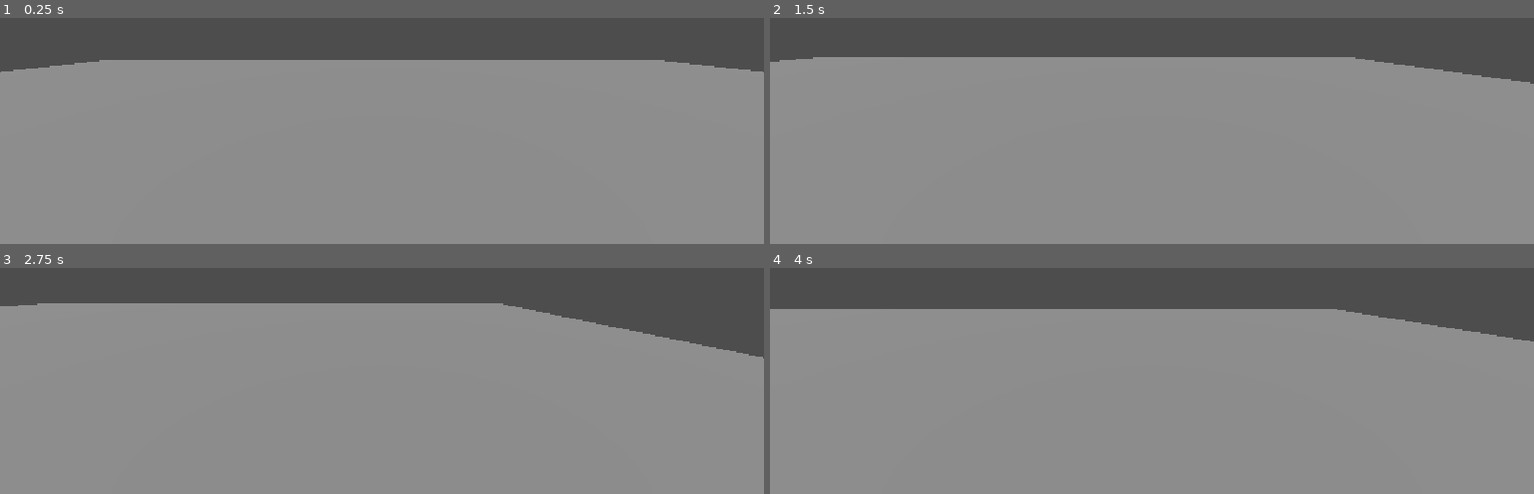
Above: before the commit, frames 1-4 (two rows, left to right).
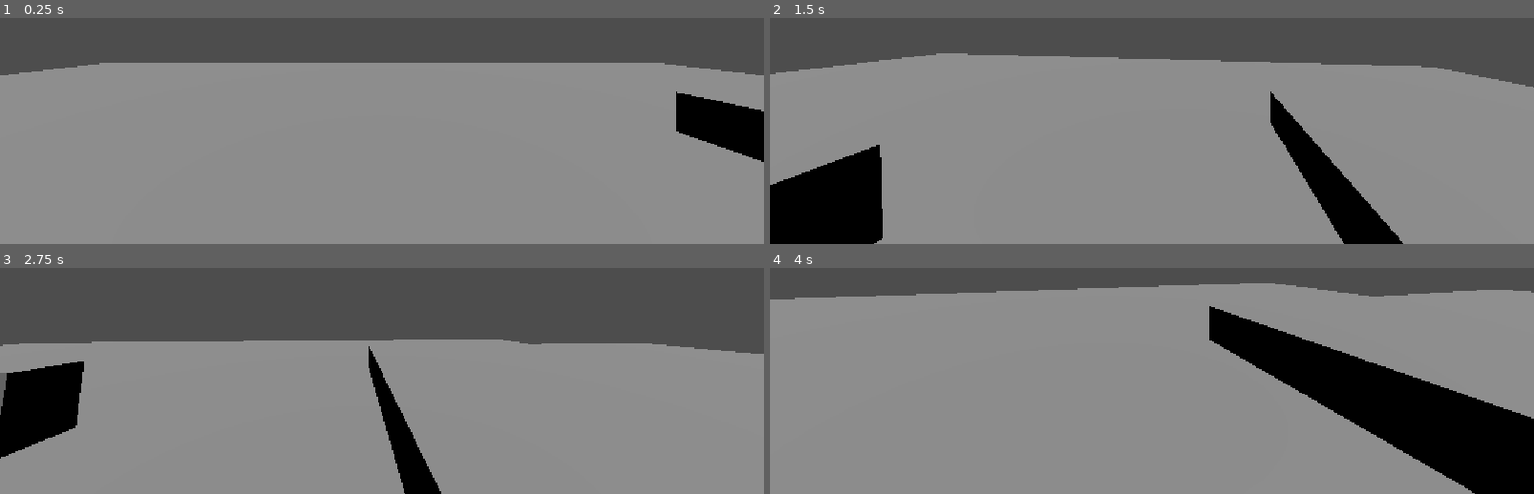
Above: after the commit, the same moments.

Repository: Yot-25/Earth-Shifter
Game: Godot game, scene res://Scenes/main.tscn
Two runs of this game, one before a commit and one after it. Both use one fixed random seed, a clock stepped at 60 frames per second and the inputs below.
Inputs (mouse positions are in pixels of both pictures, inside the frame that each line leads up to):
- Up to frame 1 (0.25 s): no input
- Up to frame 2 (1.5 s): tap Enter (ui_accept) at 0.5, 0.77 s; move the mouse to (outside the picture) at 0.52 s; hold D (right) 0.53-1.28 s; hold Right mouse button (place, bound only after the commit) 0.53-1.28 s; move the mouse to (999, 51) at 1.27 s; hold S (down) from 1.28 s (still down); right-click (999, 51) at 1.35 s
- Up to frame 3 (2.75 s): tap Enter (ui_accept) at 1.52 s; move the mouse to (outside the picture) at 2.02 s; release S (down) at 2.03 s; hold D (right) from 2.03 s (still down); hold Right mouse button (place, bound only after the commit) from 2.03 s (still down)
- Up to frame 4 (4 s): move the mouse to (1113, 365) at 2.77 s; release D (right) at 2.78 s; release Right mouse button (place, bound only after the commit) at 2.78 s; hold W (up) 2.78-3.53 s; right-click (1113, 365) at 2.85 s; tap Enter (ui_accept) at 3.02, 3.77 s; move the mouse to (1381, 344) at 3.52 s; hold A (left) from 3.53 s (still down); hold Right mouse button (place, bound only after the commit) from 3.53 s (still down)

The runs differ from the first frame. In frame 1, 3.6% of the frame differs, in the area x 0-100%, y 18-64%; in frame 2, 10%; in frame 3, 18%; in frame 4, 23%, in the area x 0-100%, y 6-100%.

Commit message:
prototyping ability system

Diff:
--- /dev/null
+++ b/Scenes/Player/Earth_Block.tscn
@@ -0,0 +1,18 @@
+[gd_scene format=3 uid="uid://0wsxbm0jrspn"]
+
+[ext_resource type="Script" uid="uid://dhcd3tbpyj85q" path="res://Scritps/Player/earth_block.gd" id="1_x31ho"]
+
+[sub_resource type="BoxMesh" id="BoxMesh_egdpp"]
+
+[sub_resource type="BoxShape3D" id="BoxShape3D_egdpp"]
+
+[node name="Earth Block" type="AnimatableBody3D" unique_id=1922935921]
+script = ExtResource("1_x31ho")
+
+[node name="MeshInstance3D" type="MeshInstance3D" parent="." unique_id=445839707]
+transform = Transform3D(1, 0, 0, 0, 1, 0, 0, 0, 1, 0, 0.5, 0)
+mesh = SubResource("BoxMesh_egdpp")
+
+[node name="CollisionShape3D" type="CollisionShape3D" parent="." unique_id=1898063042]
+transform = Transform3D(1, 0, 0, 0, 1, 0, 0, 0, 1, 0, 0.5, 0)
+shape = SubResource("BoxShape3D_egdpp")
--- /dev/null
+++ b/Scenes/Player/preview_block.tscn
@@ -0,0 +1,15 @@
+[gd_scene format=3 uid="uid://c5xjdarw7q2t7"]
+
+[sub_resource type="BoxMesh" id="BoxMesh_egdpp"]
+size = Vector3(1, 0.2685547, 1)
+
+[sub_resource type="StandardMaterial3D" id="StandardMaterial3D_d7v0t"]
+transparency = 1
+albedo_color = Color(0.27058825, 1, 1, 0.52156866)
+
+[node name="PreviewBlock" type="Node3D" unique_id=1418466424]
+
+[node name="MeshInstance3D" type="MeshInstance3D" parent="." unique_id=754282734]
+transform = Transform3D(1, 0, 0, 0, 1, 0, 0, 0, 1, 0, 0.13427734, 0)
+mesh = SubResource("BoxMesh_egdpp")
+surface_material_override/0 = SubResource("StandardMaterial3D_d7v0t")
--- a/Scenes/main.tscn
+++ b/Scenes/main.tscn
@@ -1,30 +1,64 @@
 [gd_scene format=3 uid="uid://dh7ewdklp07ot"]
 
 [ext_resource type="Script" uid="uid://dge6nxqcmxu8u" path="res://Scritps/Player/movement.gd" id="1_jjgbg"]
+[ext_resource type="Script" uid="uid://d18tf6wmv1v7" path="res://Scritps/Player/ability.gd" id="2_bo1nx"]
+[ext_resource type="PackedScene" uid="uid://c5xjdarw7q2t7" path="res://Scenes/Player/preview_block.tscn" id="3_8gbba"]
+[ext_resource type="PackedScene" uid="uid://0wsxbm0jrspn" path="res://Scenes/Player/Earth_Block.tscn" id="3_jjvhh"]
 
 [sub_resource type="CapsuleShape3D" id="CapsuleShape3D_egdpp"]
 
 [sub_resource type="CapsuleMesh" id="CapsuleMesh_egdpp"]
+
+[sub_resource type="BoxMesh" id="BoxMesh_egdpp"]
+
+[sub_resource type="BoxShape3D" id="BoxShape3D_egdpp"]
 
 [node name="Main" type="Node3D" unique_id=38235107]
 
 [node name="CSGBox3D" type="CSGBox3D" parent="." unique_id=1027494950]
 transform = Transform3D(1, 0, 0, 0, 1, 0, 0, 0, 1, 0, -0.51374245, 0)
 use_collision = true
+collision_layer = 3
+collision_mask = 3
 size = Vector3(30, 1, 30)
 
-[node name="CharacterBody3D" type="CharacterBody3D" parent="." unique_id=1118582324]
+[node name="Player" type="CharacterBody3D" parent="." unique_id=1118582324 groups=["Player"]]
 transform = Transform3D(1, 0, 0, 0, 1, 0, 0, 0, 1, 0, 1.3970001, 0)
 script = ExtResource("1_jjgbg")
 
-[node name="CollisionShape3D" type="CollisionShape3D" parent="CharacterBody3D" unique_id=951050443]
+[node name="CollisionShape3D" type="CollisionShape3D" parent="Player" unique_id=951050443]
 shape = SubResource("CapsuleShape3D_egdpp")
 
-[node name="MeshInstance3D" type="MeshInstance3D" parent="CharacterBody3D" unique_id=1839327057]
+[node name="MeshInstance3D" type="MeshInstance3D" parent="Player" unique_id=1839327057]
 mesh = SubResource("CapsuleMesh_egdpp")
 
-[node name="Camera3D" type="Camera3D" parent="CharacterBody3D" unique_id=949777008]
-transform = Transform3D(1, 0, 0, 0, 1, 0, 0, 0, 1, 0, 0.5928941, 0)
+[node name="Ability" type="Node3D" parent="Player" unique_id=666731462]
+script = ExtResource("2_bo1nx")
+earthblock = ExtResource("3_jjvhh")
+
+[node name="PreviewBlock" parent="Player/Ability" unique_id=1418466424 instance=ExtResource("3_8gbba")]
+
+[node name="CameraPivot" type="Node3D" parent="Player" unique_id=792772035]
+transform = Transform3D(1, 0, 0, 0, 1, 0, 0, 0, 1, 0, 0.73643374, 0)
+
+[node name="Camera3D" type="Camera3D" parent="Player/CameraPivot" unique_id=949777008]
+
+[node name="RayCast3D" type="RayCast3D" parent="Player/CameraPivot/Camera3D" unique_id=745003006]
+target_position = Vector3(0, 0, -8)
+collision_mask = 3
+collide_with_areas = true
 
 [node name="DirectionalLight3D" type="DirectionalLight3D" parent="." unique_id=120626737]
 transform = Transform3D(1, 0, 0, 0, 0.4262586, 0.90460134, 0, -0.90460134, 0.4262586, 0, 6.441434, 0)
+
+[node name="StaticBody3D" type="StaticBody3D" parent="." unique_id=1328013140]
+
+[node name="MeshInstance3D" type="MeshInstance3D" parent="StaticBody3D" unique_id=1428902153]
+transform = Transform3D(10, 0, 0, 0, 1, 0, 0, 0, 10, 10.235049, 0.1877842, 0)
+mesh = SubResource("BoxMesh_egdpp")
+
+[node name="CollisionShape3D" type="CollisionShape3D" parent="StaticBody3D" unique_id=1964938543]
+transform = Transform3D(10, 0, 0, 0, 1, 0, 0, 0, 10, 10.235049, 0.1877842, 0)
+shape = SubResource("BoxShape3D_egdpp")
+
+[node name="AbilityHolder" type="Node3D" parent="." unique_id=2048647650]
--- /dev/null
+++ b/Scritps/Player/ability.gd
@@ -0,0 +1,31 @@
+extends Node3D
+
+@onready var ability_holder: Node3D = $"../../AbilityHolder"
+@onready var ray_cast_3d: RayCast3D = $"../CameraPivot/Camera3D/RayCast3D"
+@export var earthblock: PackedScene
+@onready var preview_block: Node3D = $PreviewBlock
+var placedBlock
+
+# Called when the node enters the scene tree for the first time.
+func _ready() -> void:
+	preview_block.visible = false
+
+func _input(event: InputEvent) -> void:
+	if event.is_action_pressed("place"):
+		placeBlock()
+
+func _physics_process(delta: float) -> void:
+	if ray_cast_3d.is_colliding():
+		previewObject()
+	else:
+		preview_block.visible = false
+
+
+func previewObject():
+	preview_block.global_position = ray_cast_3d.get_collision_point()
+	preview_block.visible = true
+
+func placeBlock():
+	placedBlock = earthblock.instantiate()
+	ability_holder.add_child(placedBlock)
+	placedBlock.global_position = ray_cast_3d.get_collision_point()
--- /dev/null
+++ b/Scritps/Player/earth_block.gd
@@ -0,0 +1,8 @@
+extends AnimatableBody3D
+
+
+# Called when the node enters the scene tree for the first time.
+func _ready() -> void:
+	var player = get_tree().get_first_node_in_group("player")
+	if player:
+		global_rotation.y = player.global_rotation.y
--- a/Scritps/Player/movement.gd
+++ b/Scritps/Player/movement.gd
@@ -1,11 +1,28 @@
 extends CharacterBody3D
 
+@onready var camera_3d: Camera3D = $CameraPivot/Camera3D
 
 const SPEED = 5.0
 const JUMP_VELOCITY = 4.5
+var screenSize: Vector2
+@export var rotationSpeed: float = 20
+@export var xRotationLimit: float = 60
+@onready var character_body_3d: CharacterBody3D = $"."
+
+func _ready() -> void:
+	Input.mouse_mode = Input.MOUSE_MODE_CAPTURED
+	screenSize = get_viewport().get_visible_rect().size
+
+func _input(event: InputEvent) -> void:
+	if event is InputEventMouseMotion:
+		rotation_degrees.y -= event.relative.x / rotationSpeed
+		camera_3d.rotation_degrees.x -= event.relative.y /rotationSpeed
+		camera_3d.rotation_degrees.x = clamp(camera_3d.rotation_degrees.x, -xRotationLimit, xRotationLimit)
+
 
 
 func _physics_process(delta: float) -> void:
+
 	# Add the gravity.
 	if not is_on_floor():
 		velocity += get_gravity() * delta
--- a/project.godot
+++ b/project.godot
@@ -42,6 +42,11 @@
 "events": [Object(InputEventKey,"resource_local_to_scene":false,"resource_name":"","device":-1,"window_id":0,"alt_press …(192 unchanged characters)…
 ]
 }
+place={
+"deadzone": 0.2,
+"events": [Object(InputEventMouseButton,"resource_local_to_scene":false,"resource_name":"","device":-1,"window_id":0,"alt_pressed":false,"shift_pressed":false,"ctrl_pressed":false,"meta_pressed":false,"button_mask":0,"position":Vector2(0, 0),"global_position":Vector2(0, 0),"factor":1.0,"button_index":2,"canceled":false,"pressed":false,"double_click":false,"script":null)
+]
+}
 
 [physics]
 
Not shown, added: Scritps/Player/ability.gd.uid
Not shown, added: Scritps/Player/earth_block.gd.uid
